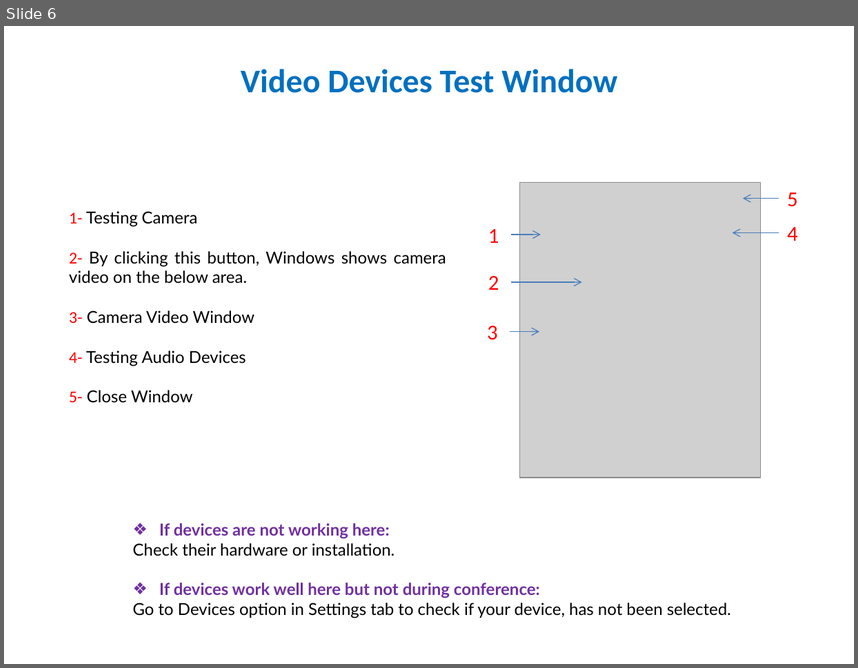
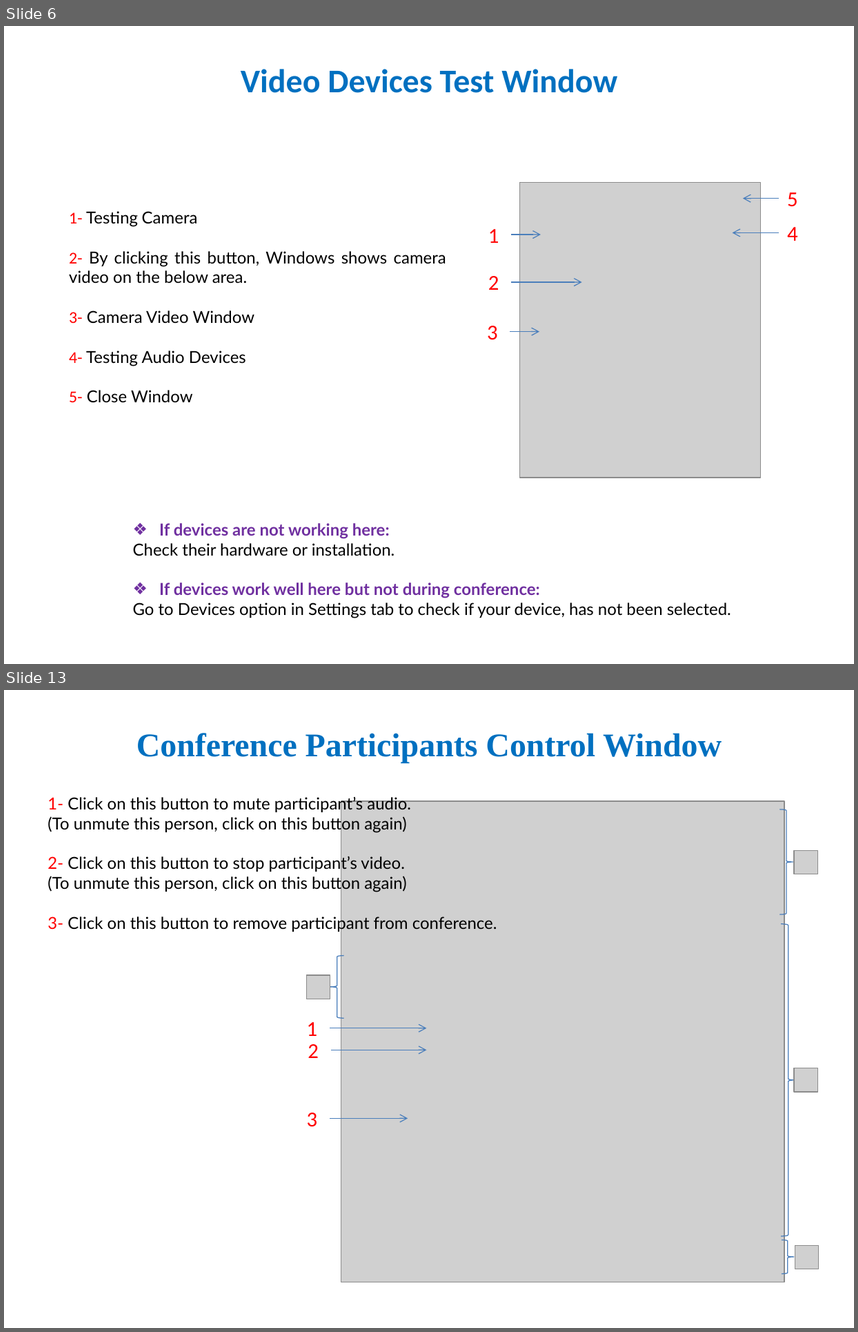
Before and after one commit to e-hashemian/IrancellGuide, a slide deck: ShookaDesktop Guide - English.pptx. Shown one above the other, each under a label of ours: slide 6 before the commit, slides 6 and 13 after it; the slides between them are not shown. The pictures are 858x668 and 858x1332 pixels, drawn with LibreOffice and Linux fonts; fonts in the diff are those of the drawing; grey boxes stand for pictures. Boxes give left, top, right and bottom in pixels: in the first picture for what was removed or moved away, otherwise in the second. Text is boxed around its words. In the diff, an @@ line names an element or a change of style, - is before the commit and + after.

```diff
--- a/ShookaDesktop Guide - English.pptx
+++ b/ShookaDesktop Guide - English.pptx
@@ slide 13 added at box(4, 690, 854, 1328), background #FFFFFF @@
@@ title added at box(136, 733, 722, 762), 28 pt, text #0070C0, bold @@
+Conference Participants Control Window
@@ text added at box(47, 795, 497, 933), 14 pt, text #000000 @@
+1- Click on this button to mute participant’s audio.
+(To unmute this person, click on this button again)
+2- Click on this button to stop participant’s video.
+(To unmute this person, click on this button again)
+3- Click on this button to remove participant from conference.
@@ picture added at box(341, 801, 784, 1281) @@
@@ right brace added at box(780, 809, 793, 914), outline #4B7EBC 0.75 pt @@
@@ picture added at box(794, 851, 818, 874) @@
@@ right brace added at box(781, 924, 795, 1236), outline #4B7EBC 0.75 pt @@
@@ right brace added at box(330, 955, 344, 1018), outline #4B7EBC 0.75 pt @@
@@ picture added at box(307, 975, 330, 998) @@
@@ text added at box(307, 1022, 318, 1036), 18 pt, text #FF0000 @@
+1
@@ arrow added from (330, 1028) to (426, 1028), #4B7EBC 0.75 pt @@
@@ text added at box(308, 1044, 319, 1058), 18 pt, text #FF0000 @@
+2
@@ arrow added from (331, 1049) to (426, 1049), #4B7EBC 0.75 pt @@
@@ picture added at box(794, 1068, 818, 1092) @@
@@ text added at box(307, 1112, 318, 1127), 18 pt, text #FF0000 @@
+3
@@ arrow added from (330, 1118) to (408, 1118), #4B7EBC 0.75 pt @@
@@ right brace added at box(782, 1239, 795, 1273), outline #4B7EBC 0.75 pt @@
@@ picture added at box(795, 1245, 819, 1269) @@
```
Also in this commit, not shown: 4 slides changed, 4 other slides added, 5 slides removed, 10 other files.
